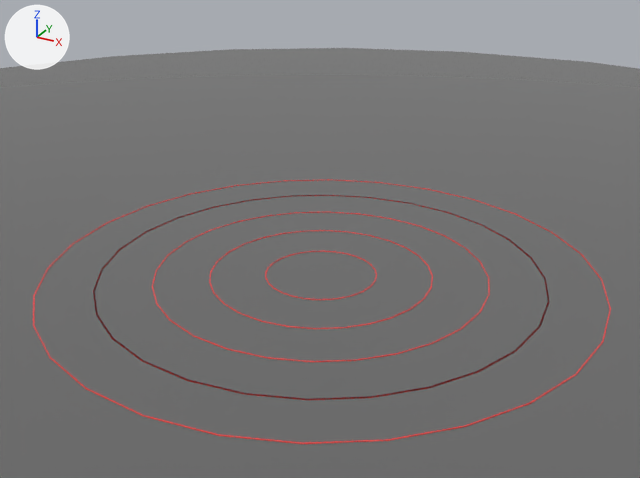
One commit to the FBX model Assets/Models/testField01.FBX: the scene before it, then after it.
Before and after are seen from a 50 mm lens placed at (34.7, -63.3, 35.1), pointed at (0.9, -1.9, 4.3). Lighting does not change. The marker at upper left points along +X, +Y and +Z. Where no turn or scale is listed for an object, it has been applied to the vertices.
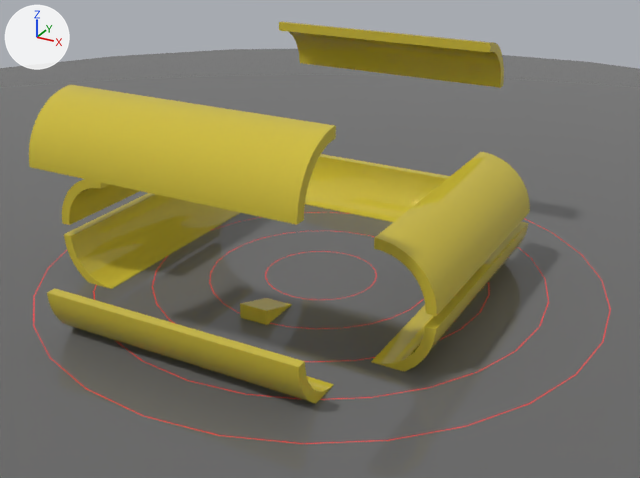
Commit message: building out test field

The change, as a list of edits to the scene's bpy script:
```text
Add mat_material__27:
    mat_material__27 = principled_material('Material #27')
    mat_material__27.base_color = (0.631, 0.514, 0.0431)  # yellow #d0be3b
    mat_material__27.roughness = 0.0
Add me_mesh_012:
    me_mesh_012.from_pydata(...)  # 230 vertices, 456 faces; spans x -2.5..2.5, y -11.1..11.1, z -2.5..2.5
    me_mesh_012.materials.append(mat_material__27)  # yellow #d0be3b
Add me_mesh_009:
    me_mesh_009.from_pydata(...)  # 230 vertices, 456 faces; spans x -11.1..11.1, y -2.5..2.5, z -2.5..2.5
    me_mesh_009.materials.append(mat_material__27)  # yellow #d0be3b
Add me_mesh_007_1:
    me_mesh_007_1.from_pydata(...)  # 230 vertices, 456 faces; spans x -11.1..11.1, y -2.5..2.5, z -2.5..2.5
    me_mesh_007_1.materials.append(mat_material__27)  # yellow #d0be3b
Add me_mesh_010:
    me_mesh_010.from_pydata(...)  # 230 vertices, 456 faces; spans x -11.1..11.1, y -2.5..2.5, z -2.5..2.5
    me_mesh_010.materials.append(mat_material__27)  # yellow #d0be3b
Add me_mesh_006_1:
    me_mesh_006_1.from_pydata(...)  # 230 vertices, 456 faces; spans x -2.5..2.5, y -11.1..11.1, z -2.5..2.5
    me_mesh_006_1.materials.append(mat_material__27)  # yellow #d0be3b
Add me_mesh_014:
    me_mesh_014.from_pydata([(-1.27, -2.0, 0.0), (1.27, -2.0, 0.0), (-1.27, 2.0, 0.0), (1.27, 2.0, 0.0), (-1.27, -2.0, 1.3), (1.27, -2.0, 1.3), (-1.27, 2.0, 0.01), (1.27, 2.0, 0.01)], [], [(0, 2, 3, 1), (4, 5, 7, 6), (0, 1, 5, 4), (1, 3, 7, 5), (3, 2, 6, 7), (2, 0, 4, 6)])
    me_mesh_014.materials.append(mat_material__27)  # yellow #d0be3b
Add me_mesh_008:
    me_mesh_008.from_pydata(...)  # 230 vertices, 456 faces; spans x -2.5..2.5, y -11.1..11.1, z -2.5..2.5
    me_mesh_008.materials.append(mat_material__27)  # yellow #d0be3b
Add me_mesh_013:
    me_mesh_013.from_pydata(...)  # 230 vertices, 456 faces; spans x -2.5..2.5, y -11.1..11.1, z -2.5..2.5
    me_mesh_013.materials.append(mat_material__27)  # yellow #d0be3b
Add me_mesh_011:
    me_mesh_011.from_pydata(...)  # 230 vertices, 456 faces; spans x -11.1..11.1, y -2.5..2.5, z -2.5..2.5
    me_mesh_011.materials.append(mat_material__27)  # yellow #d0be3b
Change ob_circle002:
    ob_circle002.location: (0.0, 0.0, -0.48) -> (0.0, 0.0, -0.52)
Change ob_circle007:
    ob_circle007.location: (0.0, 0.0, -0.48) -> (0.0, 0.0, -0.52)
Change ob_circle004:
    ob_circle004.location: (0.0, 0.0, -0.48) -> (0.0, 0.0, -0.52)
Change ob_circle003:
    ob_circle003.location: (0.0, 0.0, -0.48) -> (0.0, 0.0, -0.52)
Add ob_tube007:
    ob_tube007 = bpy.data.objects.new('Tube007', me_mesh_012)
    ob_tube007.location = (-17.05, -0.3, 7.66)
Add ob_tube004:
    ob_tube004 = bpy.data.objects.new('Tube004', me_mesh_009)
    ob_tube004.location = (-1.57, -17.91, 1.66)
Add ob_tube002:
    ob_tube002 = bpy.data.objects.new('Tube002', me_mesh_007_1)
    ob_tube002.location = (-0.99, 16.75, 1.66)
Add ob_tube005:
    ob_tube005 = bpy.data.objects.new('Tube005', me_mesh_010)
    ob_tube005.location = (-1.57, -17.91, 16.69)
Add ob_tube001:
    ob_tube001 = bpy.data.objects.new('Tube001', me_mesh_006_1)
    ob_tube001.location = (-17.05, -0.3, 1.66)
Add ob_box001:
    ob_box001 = bpy.data.objects.new('Box001', me_mesh_014)
    ob_box001.location = (-0.56, -8.35, 0.0)
Add ob_tube003:
    ob_tube003 = bpy.data.objects.new('Tube003', me_mesh_008)
    ob_tube003.location = (12.98, -0.3, 1.66)
Add ob_tube008:
    ob_tube008 = bpy.data.objects.new('Tube008', me_mesh_013)
    ob_tube008.location = (12.98, -0.3, 7.66)
Add ob_tube006:
    ob_tube006 = bpy.data.objects.new('Tube006', me_mesh_011)
    ob_tube006.location = (-1.57, 16.67, 16.69)
```

Changed parts and their boxes [x1, y1, x2, y2] in the pictures (640 x 478 px):
'Tube005', added (yellow)
    after: [29, 85, 336, 225]
'Tube008', added (yellow)
    after: [374, 152, 530, 316]
'Tube004', added (yellow)
    after: [47, 288, 334, 404]
'Tube006', added (yellow)
    after: [279, 21, 504, 88]
'Tube001', added (yellow)
    after: [64, 193, 240, 289]
'Tube002', added (yellow)
    after: [305, 154, 450, 222]
'Tube003', added (yellow)
    after: [371, 222, 528, 371]
'Tube007', added (yellow)
    after: [62, 179, 140, 225]
'Circle007', moved
    before: [33, 179, 611, 444]
    after: [33, 218, 611, 444]
'Box001', added (yellow)
    after: [240, 298, 292, 325]
'Circle004', moved
    both: [152, 212, 490, 362]
'Circle003', moved
    before: [209, 230, 433, 329]
    after: [209, 230, 424, 329]
'Circle002', moved
    both: [265, 251, 377, 300]
